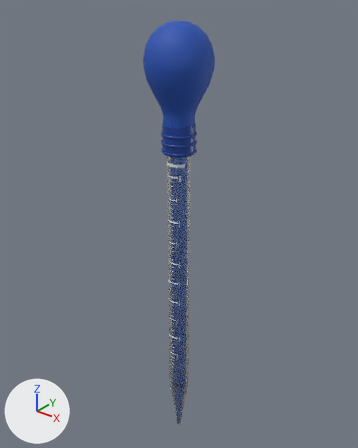
Renders of the glTF model experiments/spectro_neon/assets/models/pipette_stock.glb from each side of a commit.
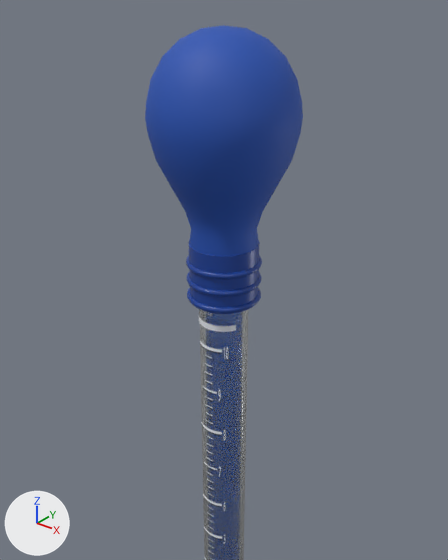
Old and new are each drawn whole from a 50 mm camera at (0.1452, -0.1814, 0.2568) aimed at (-0.0057, 0.0071, 0.1399) and again close up from a 50 mm camera at (0.0811, -0.1014, 0.2504) aimed at (0.0058, -0.0073, 0.1921). The axes (+X, +Y, +Z) are drawn at lower left. The lights are the same throughout. The first two pictures are the older version. Where no turn or scale is listed for an object, it has been applied to the vertices. Vertices at exactly the same position are counted once.

Names of what the first close-up shows: 'DetailV2_PipGrip_PipetteStock_Root_0', 'DetailV2_PipGrip_PipetteStock_Root_1', 'DetailV2_PipGrip_PipetteStock_Root_2', 'GlassBody.003', 'PipetteBulb', 'PipetteCollar', 'PipetteGraduations'.
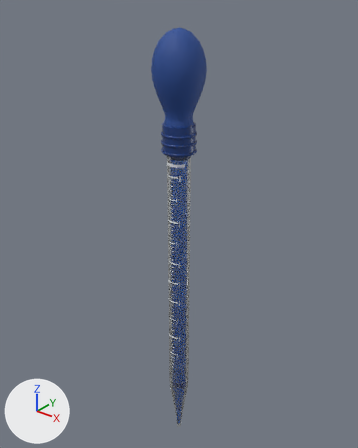
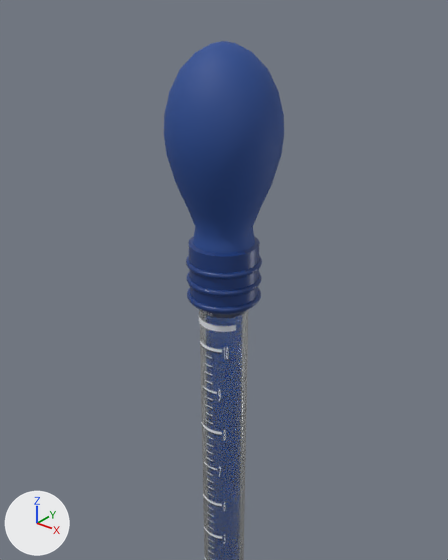
Pixel boxes (x1, y1, x2, y2) of what changed, in the close-ups (448 x 560 px):
'PipetteBulb', recoloured, reshaped (24% narrower, 8% shorter)
    before: (145, 26, 303, 256)
    after: (164, 41, 284, 253)
'PipetteCollar', recoloured, surface changed
    both: (189, 240, 260, 314)
'DetailV2_PipGrip_PipetteStock_Root_2', recoloured
    both: (186, 255, 262, 279)
'DetailV2_PipGrip_PipetteStock_Root_1', recoloured
    both: (186, 272, 262, 296)
'DetailV2_PipGrip_PipetteStock_Root_0', recoloured
    both: (187, 288, 261, 313)

The change, as a diff of the scene's bpy script:
```diff
--- a/experiments/spectro_neon/assets/models/pipette_stock.glb.py
+++ b/experiments/spectro_neon/assets/models/pipette_stock.glb.py
@@ mat_mat_pipettestock_collar @@
 # nodes: BsdfPrincipled, Mapping x2, Math, NormalMap, OutputMaterial, SeparateColor, TexImage x2, UVMap x2
-# colours: blue #194095
+# colours: dark blue #1d3b7a
 # uses the picture img_poly_normal
@@ mat_mat_pipettestock_bulb @@
 n0 = _N.new('ShaderNodeBsdfPrincipled'); n0.name = 'Principled BSDF'
-n0.inputs[0].default_value = (0.015, 0.082, 0.44, 1.0)  # 'Base Color', blue #2151b1
+n0.inputs[0].default_value = (0.018, 0.068, 0.285, 1.0)  # 'Base Color', blue #244a91
 n0.inputs[19].default_value = 0.04  # 'Coat Weight'
@@ me_pipettebulb_v3_v3_v3_v3 @@
 # used by ob_pipettebulb; location = (0.0, 0.0, 0.0)
-me_pipettebulb_v3_v3_v3_v3.from_pydata(...)  # 897 vertices, 1728 faces; spans x -0.0161..0.0161, y -0.0161..0.0161, z 0.1945..0.2423
+me_pipettebulb_v3_v3_v3_v3.from_pydata(...)  # 897 vertices, 1728 faces; spans x -0.0125..0.0125, y -0.0125..0.0125, z 0.194..0.2395
+# me_pipettebulb_v3_v3_v3_v3 part 1: 897 of 897 vertices moved; they spanned x -0.0161..0.0161, y -0.0161..0.0161, z 0.1945..0.2423 and now span x -0.0125..0.0125, y -0.0125..0.0125, z 0.194..0.2395; mean shift (0.0, 0.0, -0.0027)
 me_pipettebulb_v3_v3_v3_v3.materials.append(mat_mat_pipettestock_bulb)
@@ me_pipettecollar @@
 me_pipettecollar.from_pydata(...)  # 192 vertices, 384 faces; spans x -0.008..0.008, y -0.008..0.008, z 0.182..0.198
 # used by ob_pipettecollar; location = (0.0, 0.0, 0.0)
-me_pipettecollar.materials.append(mat_mat_pipettestock_collar_001)
+# me_pipettecollar part 2: texture (UV) coordinates changed
+me_pipettecollar.materials.append(mat_mat_pipettestock_collar)
```
